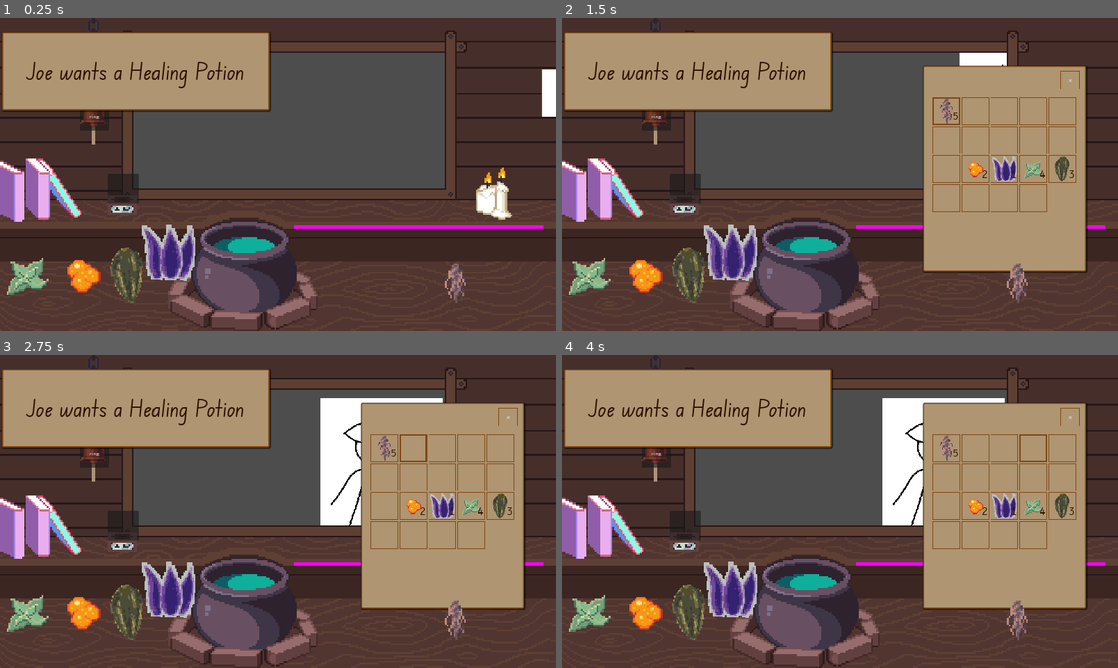
Above: before the commit, frames 1-4 (two rows, left to right).
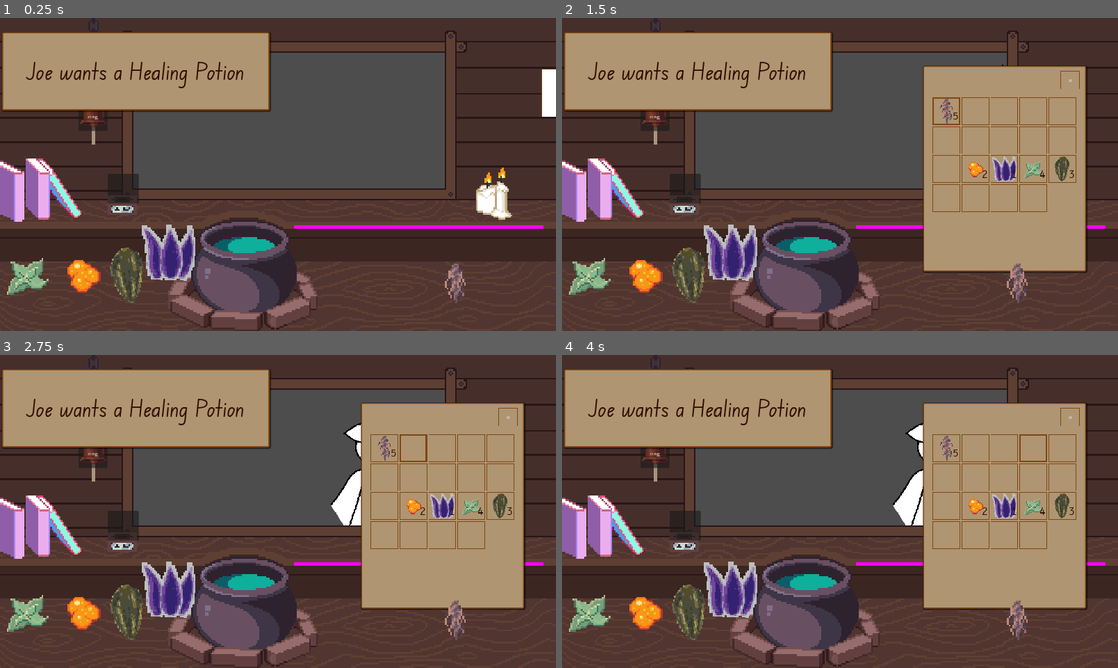
Above: after the commit, the same moments.

Repository: HuskyGameDev/2024s-team3
Game: Godot game, scene res://Scenes/Screens/Main.tscn
Same seed, same stepped clock (60 frames per second), same inputs: the game is played once before the commit and once after it.
Inputs (mouse positions are in pixels of both pictures, inside the frame that each line leads up to):
- Up to frame 1 (0.25 s): no input
- Up to frame 2 (1.5 s): click (1112, 93) at 0.5 s; click (945, 111) at 1.25 s
- Up to frame 3 (2.75 s): click (411, 448) at 2 s
- Up to frame 4 (4 s): click (1006, 448) at 2.75 s; click (1034, 448) at 3.5 s

The runs differ from the first frame. In frame 1, less than 0.1% of the frame differs, in the area x 14-20%, y 30-37%; in frame 2, 0.4%; in frame 3, 2.4%, in the area x 14-80%, y 13-55%; in frame 4, 2.4%.

Commit message:
bell fix
Clicks correctly now, also I did a quick PS of the Customer Sprites because they were massive rectangles.

Diff:
--- a/Scenes/Screens/Main.tscn
+++ b/Scenes/Screens/Main.tscn
@@ -165,10 +165,10 @@
 
 [node name="ringBell" type="Button" parent="."]
 custom_minimum_size = Vector2(100, 100)
-offset_left = 276.0
-offset_top = 289.0
-offset_right = 376.0
-offset_bottom = 389.0
+offset_left = 271.0
+offset_top = 290.0
+offset_right = 371.0
+offset_bottom = 390.0
 toggle_mode = true
 text = "ring"
 script = ExtResource("13_klo3p")
--- a/Scenes/Screens/ringBell.gd
+++ b/Scenes/Screens/ringBell.gd
@@ -4,13 +4,6 @@
 signal CorrectGoToCustSpawner
 var custOrder
 var potionOnPedestal
-
-# Called every frame. 'delta' is the elapsed time since the previous frame.
-func _process(delta):
-	if Input.is_action_just_pressed("click"):
-		if (custOrder == potionOnPedestal):
-			print("correct order!")
-			CorrectGoToCustSpawner.emit() # send another one, get ride of this guy
 
 
 func _on_pedestal_send_to_bell(item):
@@ -19,3 +12,9 @@
 
 func _on_customer_spawner_order_to_bell(data:String):
 	custOrder = data
+
+func _pressed():
+	if (custOrder == potionOnPedestal):
+		print("correct order!")
+		CorrectGoToCustSpawner.emit() # send another one, get ride of this guy
+		potionOnPedestal = null
Not shown: 1 places in Assets/Resources/Ingredients/basil_herb.tres that only renumber resources
Not shown: 1 places in Assets/Resources/Ingredients/burdock_root.tres that only renumber resources
Not shown: 1 places in Assets/Resources/Ingredients/clover_leaves.tres that only renumber resources
Not shown: 1 places in Assets/Resources/Ingredients/lily_bulb.tres that only renumber resources
Not shown: 1 places in Assets/Resources/Ingredients/lupin_crop.tres that only renumber resources
Not shown: 1 places in Assets/Resources/Ingredients/snowdrop_bulb.tres that only renumber resources
Not shown: 1 places in Assets/Resources/Ingredients/voodoo_lily.tres that only renumber resources
Not shown: 2 places in Assets/Resources/Locations/grassy_clearing.tres that only renumber resources
Not shown: 2 places in Assets/Resources/Locations/money_manor.tres that only renumber resources
Not shown: 1 places in Assets/Resources/Potions/healing_potion.tres that only renumber resources
Not shown: 1 places in Assets/Resources/Potions/swiftness_potion.tres that only renumber resources
Binary file changed: Assets/Sprites/customers/customer1.png
(and 5 more such lines)
